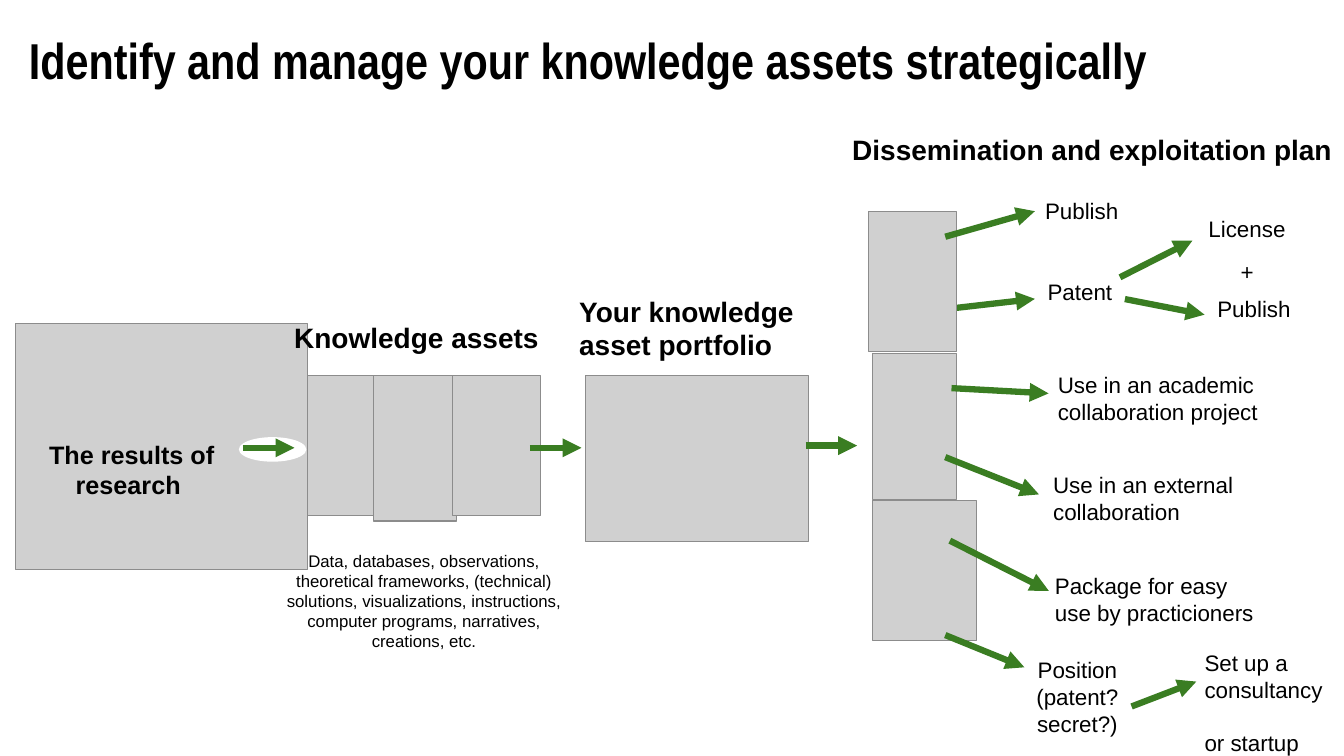
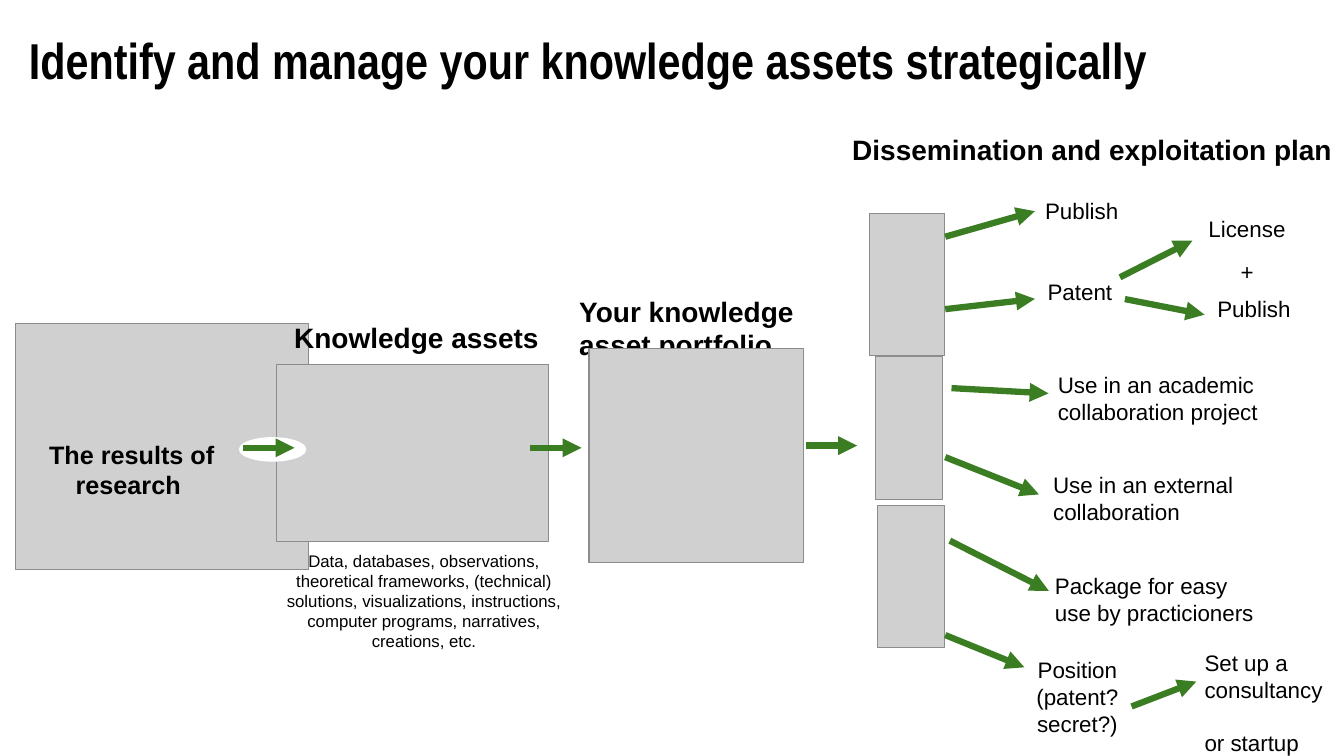
Before and after one commit to SciLifeLab-Training/open-science, a slide deck: slide 17 of docs/Intellectual_Property_Open_Science_Camilla_Pettersson.pptx. Drawn at 1344x756 pixels with LibreOffice and Linux fonts; fonts in the diff are those of the drawing; grey boxes stand for pictures. Boxes give left, top, right and bottom in pixels: in the first picture for what was removed or moved away, otherwise in the second. Text is boxed around its words. In the diff, an @@ line names an element or a change of style, - is before the commit and + after.

Commit message:
remove copyright images

```diff
--- a/docs/Intellectual_Property_Open_Science_Camilla_Pettersson.pptx
+++ b/docs/Intellectual_Property_Open_Science_Camilla_Pettersson.pptx
@@ picture: place and size @@
-picture at <box>869,212,957,352</box>
+picture at <box>870,213,946,355</box>
@@ picture: place and size @@
-picture at <box>585,376,808,542</box>
+picture at <box>589,349,804,564</box>
@@ picture: place and size @@
-picture at <box>873,354,957,499</box>
+picture at <box>875,357,943,499</box>
@@ picture added at <box>276,365,548,542</box> @@
@@ picture removed at <box>294,376,398,516</box> @@
@@ picture removed at <box>373,376,457,521</box> @@
@@ picture removed at <box>453,376,540,516</box> @@
@@ picture: place and size @@
-picture at <box>873,501,977,641</box>
+picture at <box>878,505,945,647</box>
```
Also in this commit, not shown: 2 other slides changed.
